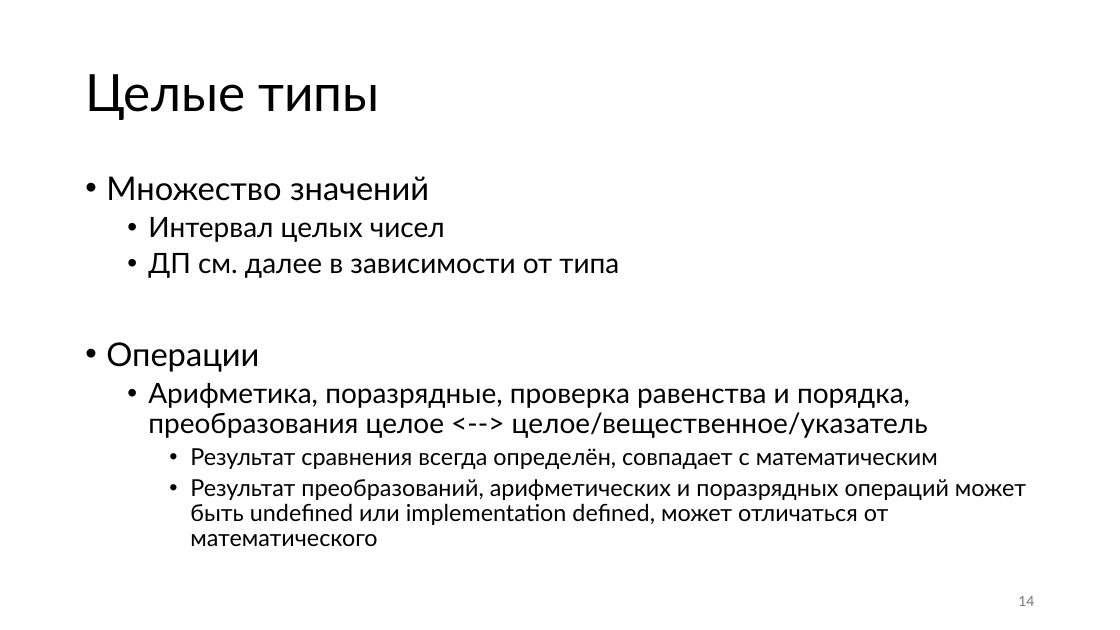
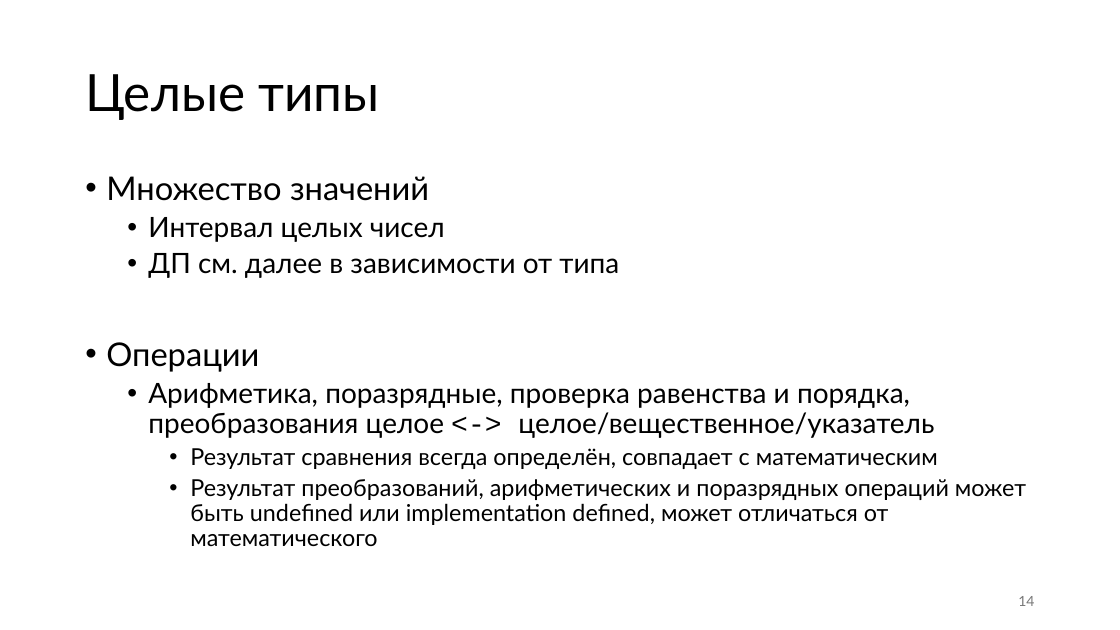
Before and after one commit to Evgueni-Petrov-aka-espetrov/Algorithms-and-Programming-in-C-pptx, a slide deck: slide 14 of 001 Типы языка Си.pptx. Drawn at 1120x630 pixels with LibreOffice and Linux fonts; fonts in the diff are those of the drawing. Boxes give left, top, right and bottom in pixels: in the first picture for what was removed or moved away, otherwise in the second. Text is boxed around its words. In the diff, an @@ line names an element or a change of style, - is before the commit and + after.

```diff
--- a/001 Типы языка Си.pptx
+++ b/001 Типы языка Си.pptx
@@ text at (x1=148, y1=383, x2=934, y2=438): text changed @@
-  • Арифметика, поразрядные, проверка равенства и порядка, преобразования целое <--> целое/вещественное/указатель
+  • Арифметика, поразрядные, проверка равенства и порядка, преобразования целое <-> целое/вещественное/указатель
```
Also in this commit, not shown: 16 other slides changed, 1 other file.
